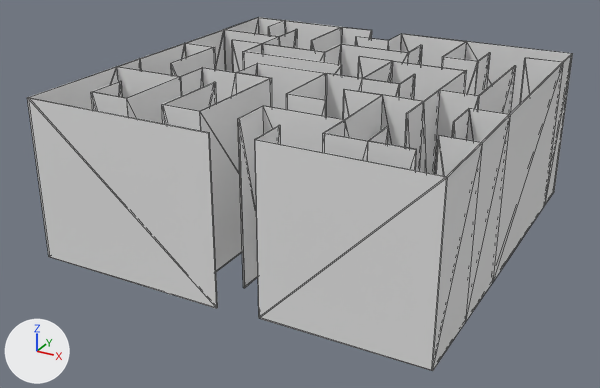
Renders of the glTF model Assets/Models/GigaMazeEasy.glb from each side of a commit.
Before and after are seen from a 50 mm lens placed at (22.5, -44.1, 23.7), pointed at (-0.8, -1.7, 2.5). Arrows for +X, +Y and +Z are at lower left; the lights stay in place. The first picture is the older version. Mesh edges are drawn as thin lines.

Script lines for the objects in view, before the commit:
```python
me_plane = bpy.data.meshes.new('Plane')
me_plane.from_pydata(...)  # 304 vertices, 644 faces; spans x -12.3..12.1, y -12.4..12.3, z 0.0..10.0
ob_maze_col = bpy.data.objects.new('Maze-col', me_plane)
ob_maze_col.location = (0.0, 0.0, 0.0)
```
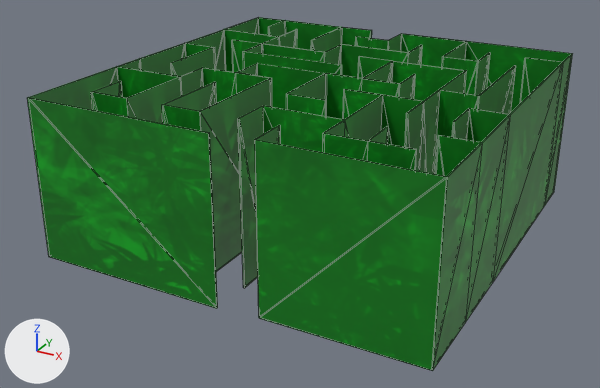
Pixel boxes [x1, y1, x2, y2] of what changed, in the pictures (600 x 388 px):
'Maze-col', recoloured (white to green): [27, 17, 573, 371] in both

Edits to the bpy script that builds the scene:
```text
Add img_grass:
    img_grass = load_image('grass', '_unpacked/grass', 512, 512, 'sRGB')
Add mat_maze:
    mat_maze = principled_material('Maze')
    mat_maze.texture = img_grass
Change me_plane:
    where me_plane.from_pydata(...)  # 304 vertices, 644 faces; spans x -12.3..12.1, y -12.4..12.3, z 0.0..10.0
    add me_plane.materials.append(mat_maze)  # picture img_grass
```
